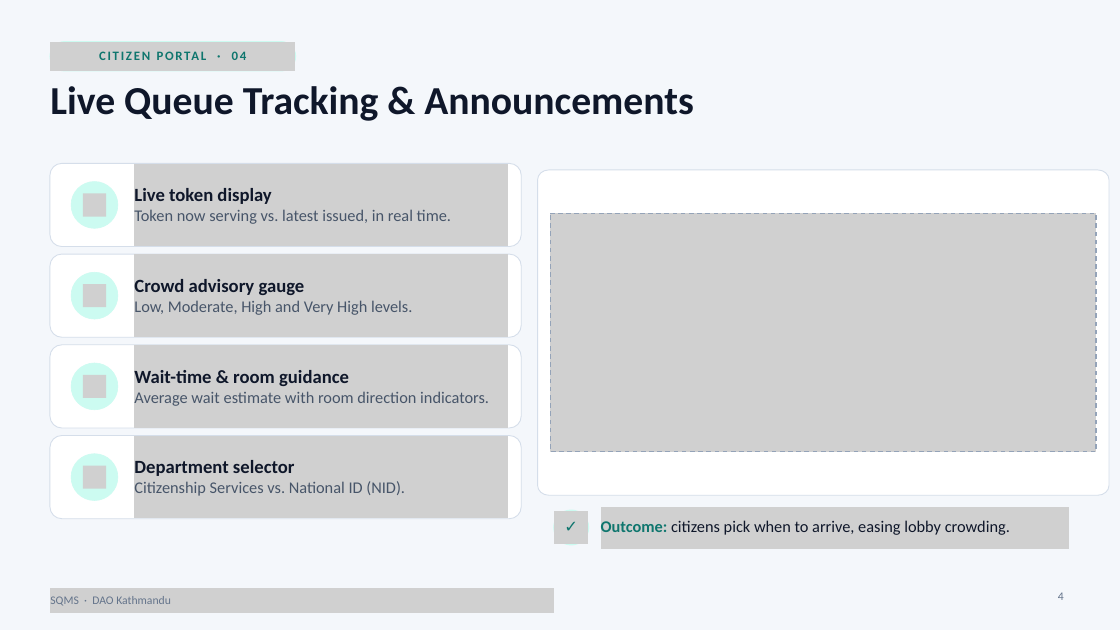
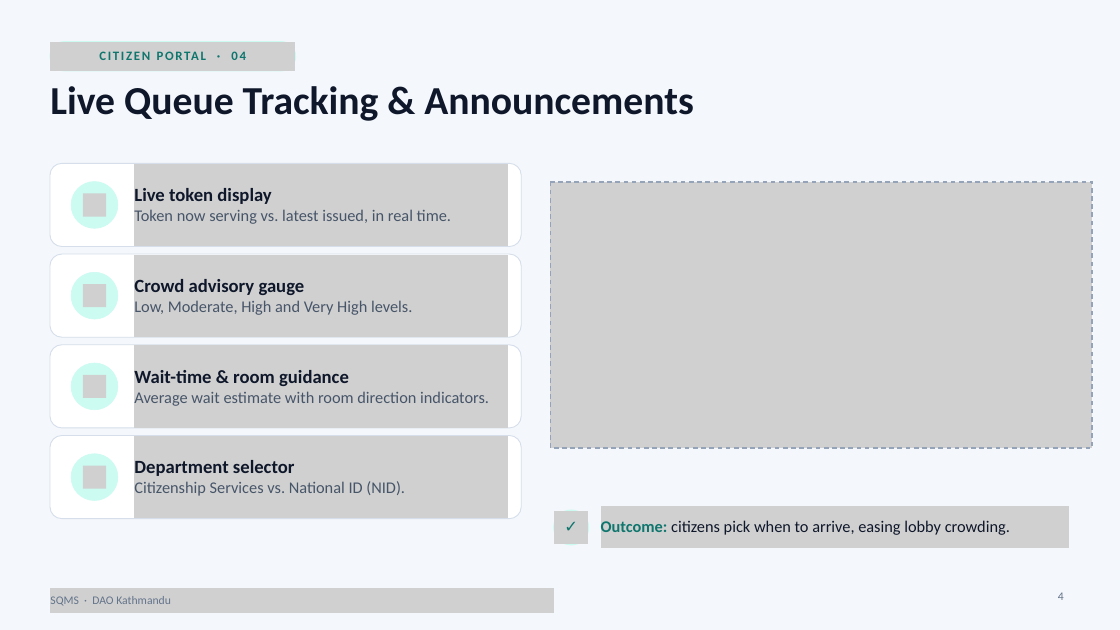
Before and after one commit to Dhakal009/SQMS, a slide deck: slide 4 of PPT/SQMS_DAO_Kathmandu.pptx.pptx. Drawn at 1120x630 pixels with LibreOffice and Linux fonts; fonts in the diff are those of the drawing; grey boxes stand for pictures. Boxes give left, top, right and bottom in pixels: in the first picture for what was removed or moved away, otherwise in the second. Text is boxed around its words. In the diff, an @@ line names an element or a change of style, - is before the commit and + after.

Commit message:
ppt updated

```diff
--- a/PPT/SQMS_DAO_Kathmandu.pptx.pptx
+++ b/PPT/SQMS_DAO_Kathmandu.pptx.pptx
@@ outline redrawn in 4 elements at [134, 436, 508, 519], [601, 506, 1070, 548], [134, 345, 508, 427], [134, 164, 508, 246] @@
@@ freeform shape removed at [538, 170, 1109, 495] @@
@@ picture: place and size @@
-picture at [550, 213, 1096, 452]
+picture at [550, 182, 1092, 448]
```
Also in this commit, not shown: 10 other slides changed.
